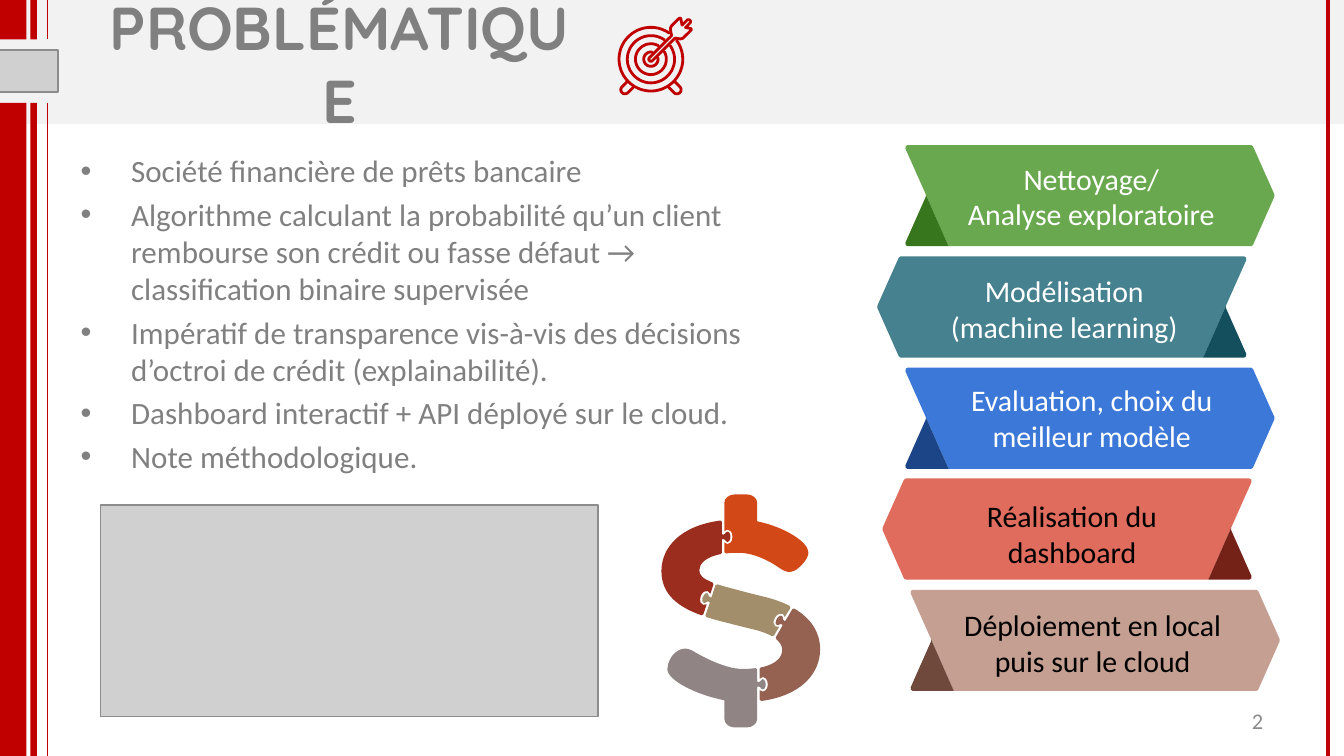
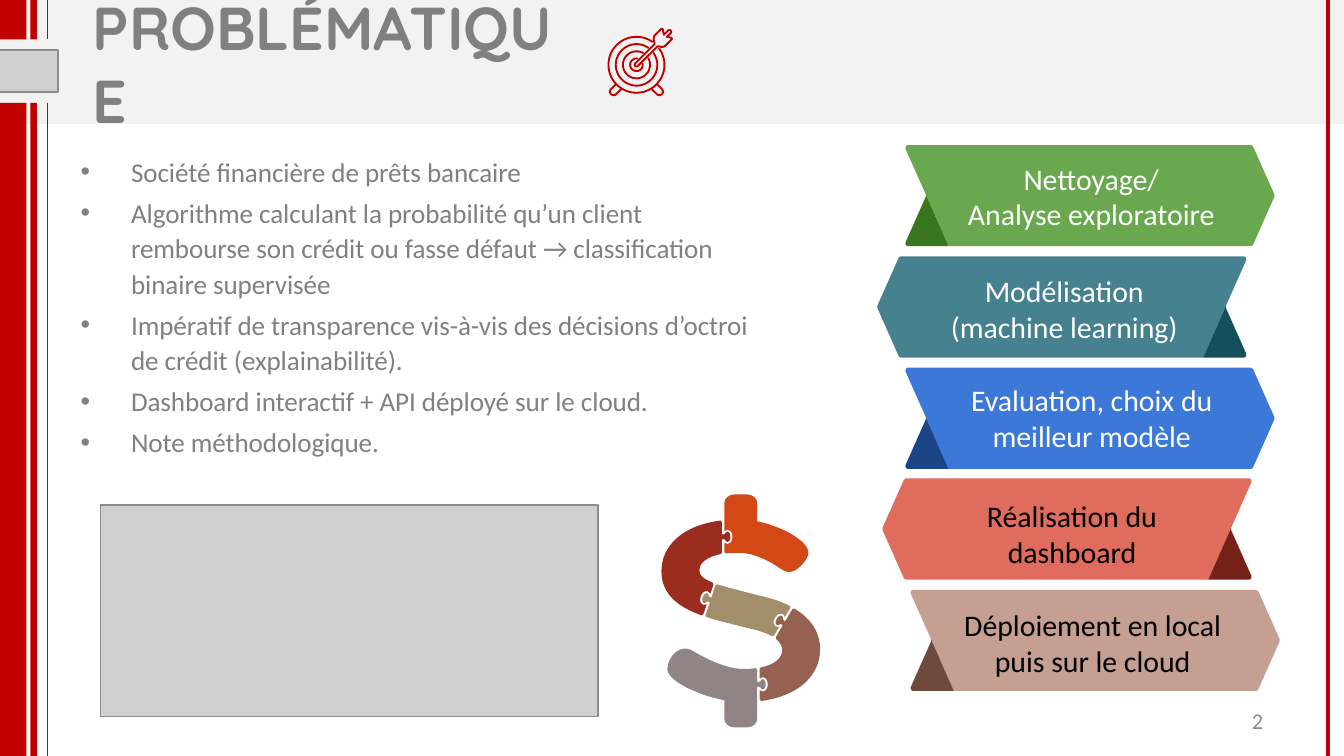
Before and after one commit to florabajolet/OCR7_scoring, a slide deck: slide 2 of P7_presentation.pptx. Drawn at 1344x756 pixels with LibreOffice and Linux fonts; fonts in the diff are those of the drawing; grey boxes stand for pictures. Boxes give left, top, right and bottom in pixels: in the first picture for what was removed or moved away, otherwise in the second. Text is boxed around its words. In the diff, an @@ line names an element or a change of style, - is before the commit and + after.

```diff
--- a/P7_presentation.pptx
+++ b/P7_presentation.pptx
@@ title "PROBLÉMATIQUE" at box(79, 0, 599, 126): alignment centre to left @@
@@ freeform shape: place and size @@
-freeform shape at box(649, 19, 692, 62)
+freeform shape at box(634, 28, 672, 66)
@@ freeform shape: place and size @@
-freeform shape at box(620, 27, 683, 90)
+freeform shape at box(609, 36, 665, 93)
@@ freeform shape: place and size @@
-freeform shape at box(628, 36, 675, 83)
+freeform shape at box(616, 44, 657, 86)
@@ freeform shape: place and size @@
-freeform shape at box(636, 44, 667, 75)
+freeform shape at box(624, 51, 650, 78)
@@ outline #C00000 1.5 pt to #C00000 1 pt in 7 elements at box(610, 85, 621, 95), box(652, 85, 663, 95), box(609, 36, 665, 93), box(616, 44, 657, 86), box(624, 51, 650, 78), box(634, 28, 672, 66), box(630, 59, 642, 71) @@
@@ freeform shape: place and size @@
-freeform shape at box(644, 52, 659, 67)
+freeform shape at box(630, 59, 642, 71)
@@ freeform shape: place and size @@
-freeform shape at box(621, 82, 633, 94)
+freeform shape at box(610, 85, 621, 95)
@@ freeform shape: place and size @@
-freeform shape at box(668, 82, 680, 94)
+freeform shape at box(652, 85, 663, 95)
@@ text "Société financière de prêts bancaire" at box(131, 163, 748, 457): size 16.6 to 14.4 pt; line spacing 1 to 1.1 @@
```
Also in this commit, not shown: 20 other slides changed, 3 slides added, 19 other files.
